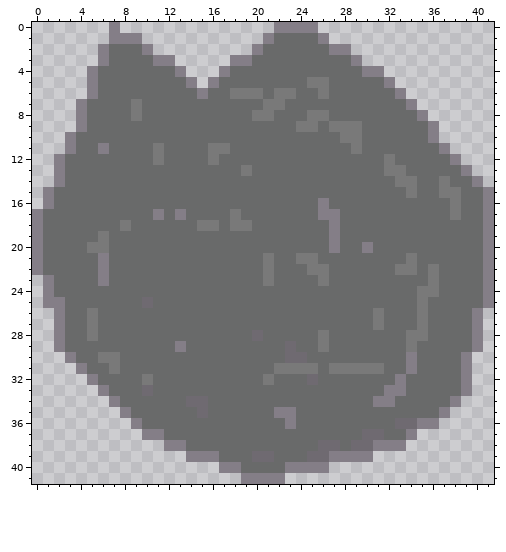
File history of a pixel-art file, assets/rock/rock.aseprite. The picture above was drawn from the file before the commit.
42x42 pixels, 1 frame.
After:
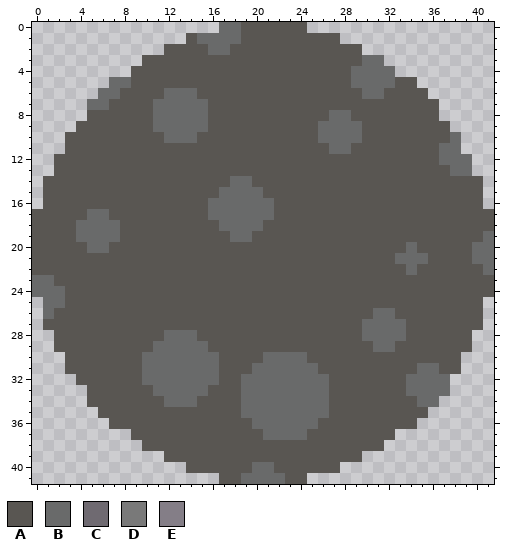
Palette (. is transparent): A #595652  B #696a6a  C #6f6a71  D #797979  E #847e87
From old to new:
Changed rows in their new state; - is an unchanged pixel.
first column x 0:
 0 -------.---------BBAAAAAA.----------------
 1 -------...----ABBBBAAAAAAAAA--------------
 2 ------.....-AAAABBAAAAAAAAAAAA------------
 3 ------....AAAAAAAAAAAAAAAAAAAABB----------
 4 -----....AAAAAAAAAAAAAAAAAAAA-BBB---------
 5 -----..--AAAAAAAAAAAAAAAAAAAA---BAA-------
 6 -----.--AAAA---AAAAAAAAAAAAAAA--AAAA------
 7 ----.--AAAA-----AAAAAAAAAAAAAAAAAAAAA-----
 8 ----.AAAAAA-----AAAAAAAAAAA--AAAAAAAA-----
 9 ----AAAAAAA-----AAAAAAAAAA-BBBAAAAAAAA----
10 ---AAAAAAAAA---AAAAAAAAAAA--BBAAAAAAAAB---
11 ---AAAAAAAAAAAAAAAAAAAAAAAA--AAAAAAAABB---
12 --AAAAAAAAAAAAAAAAAAAAAAAAAAAAAAAAAAA-BB--
13 --AAAAAAAAAAAAAAAAAAAAAAAAAAAAAAAAAAAA-B--
14 -AAAAAAAAAAAAAAAAA--AAAAAAAAAAAAAAAAAAAAA-
15 -AAAAAAAAAAAAAAAA----AAAAAAAAAAAAAAAAAAAA.
16 -AAAAAAAAAAAAAAA------AAAAAAAAAAAAAAAAAAA.
17 AAAAA--AAAAAAAAA--B---AAAAAAAAAAAAAAAAAAAA
18 AAAA----AAAAAAAAA-BB-AAAAAAAAAAAAAAAAAAAAA
19 AAAA--B-AAAAAAAAAA--AAAAAAAAAAAAAAAAAAAAAB
20 AAAAABBAAAAAAAAAAAAAAAAAAAAAAAAAAA-AAAAA-B
21 AAAAAAAAAAAAAAAAAAAAAAAAAAAAAAAAA-B-AAAA-B
22 AAAAAAAAAAAAAAAAAAAAAAAAAAAAAAAAAABAAAAAAB
23 BBAAAAAAAAAAAAAAAAAAAAAAAAAAAAAAAAAAAAAAAA
24 BB-AAAAAAAAAAAAAAAAAAAAAAAAAAAAAAAAAAAAAAA
25 -BBAAAAAAAAAAAAAAAAAAAAAAAAAAAAAAAAAAAAAA.
26 -BAAAAAAAAAAAAAAAAAAAAAAAAAAAAAB-AAAAAAAA-
27 -AAAAAAAAAAAAAAAAAAAAAAAAAAAAA-B--AAAAAAA-
28 --AAAAAAAAAA---AAAAAAAAAAAAAAA----AAAAAA.-
29 --AAAAAAAAA--B--AAAAAAAAAAAAAAA--AAAAAAA.-
30 ---AAAAAAA-------AAAA--BBAAAAAAAAAAAAAA.--
31 ---AAAAAAA-------AAA--BBBBAAAAAAAAA--AA.--
32 ----AAAAAAB------AA--B---B-AAAAAAA----..--
33 -----AAAAAA-----AAA--------AAAAAAA----..--
34 -----AAAAAAA--BAAAA--------AAAAAAAA--..---
35 ------AAAAAAAAAAAAA---BB---AAAAAAAAA..----
36 -------AAAAAAAAAAAAA---B--AAAAAAAAA..-----
37 ---------AAAAAAAAAAAA----AAAAAAAA..-------
38 ----------AAAAAAAAAAAAAAAAAAAAAA..--------
39 ------------AAAAAAAAAAAAAAAAAA.-----------
40 --------------AAAAAA--AAAAAA--------------
41 -----------------AABBBBAA-----------------
